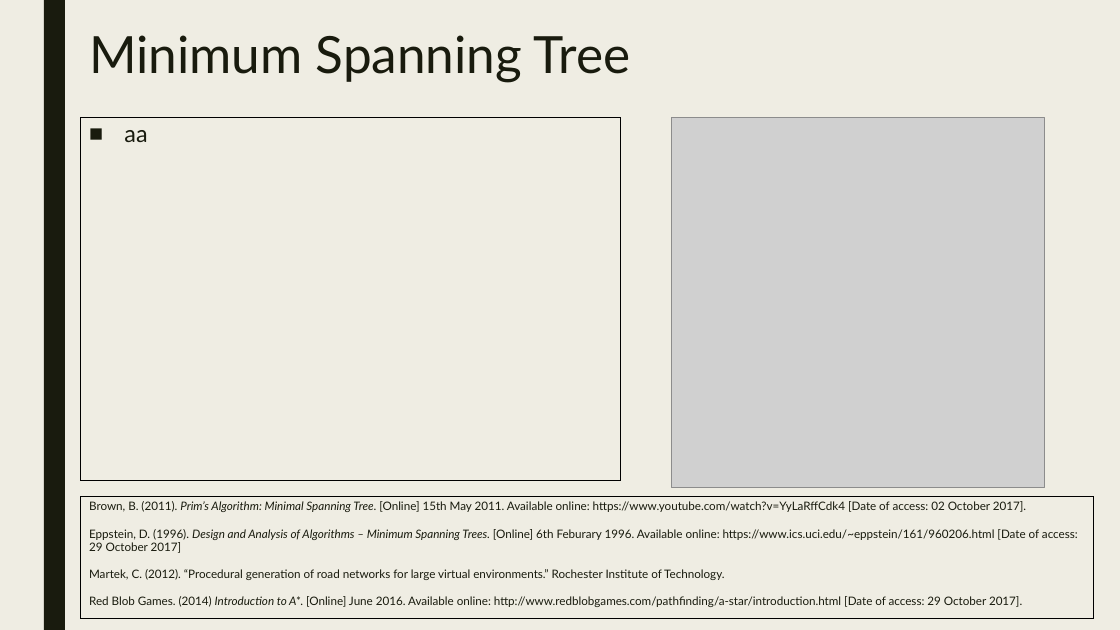
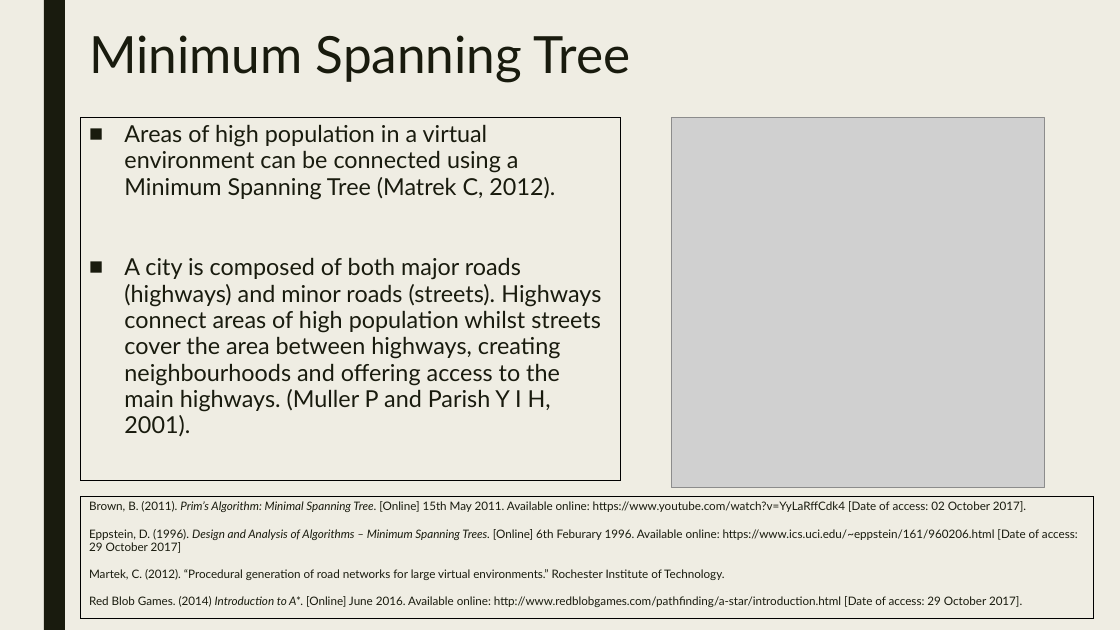
Before and after one commit to JosephBarber96/FinalProject, a slide deck: slide 4 of Presentation.pptx. Drawn at 1120x630 pixels with LibreOffice and Linux fonts; fonts in the diff are those of the drawing; grey boxes stand for pictures. Boxes give left, top, right and bottom in pixels: in the first picture for what was removed or moved away, otherwise in the second. Text is boxed around its words. In the diff, an @@ line names an element or a change of style, - is before the commit and + after.

```diff
--- a/Presentation.pptx
+++ b/Presentation.pptx
@@ text at [124,124,601,436]: text changed @@
-■ aa
+■ Areas of high population in a virtual environment can be connected using a Minimum Spanning Tree (Matrek C, 2012).
+■ A city is composed of both major roads (highways) and minor roads (streets). Highways connect areas of high population whilst streets cover the area between highways, creating neighbourhoods and offering access to the main highways. (Muller P and Parish Y I H, 2001).
```
Also in this commit, not shown: 12 other slides changed, 6 slides added, 2 slides removed, 1 other file.
